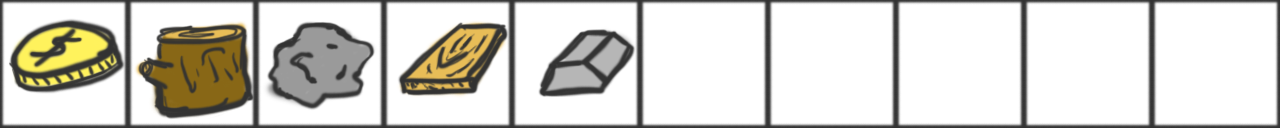
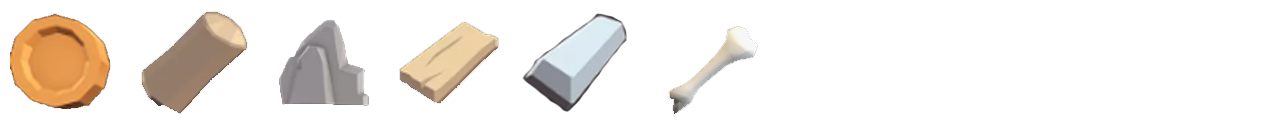
Two versions of the same layered image (1280 × 128). Layer-by-layer changes:
added layer "Слой 18" above "Слой 11" over (10, 11, 759, 116)
hid "Слой 11" over (0, 0, 1280, 128)
hid "Слой 12" over (10, 19, 638, 120)
